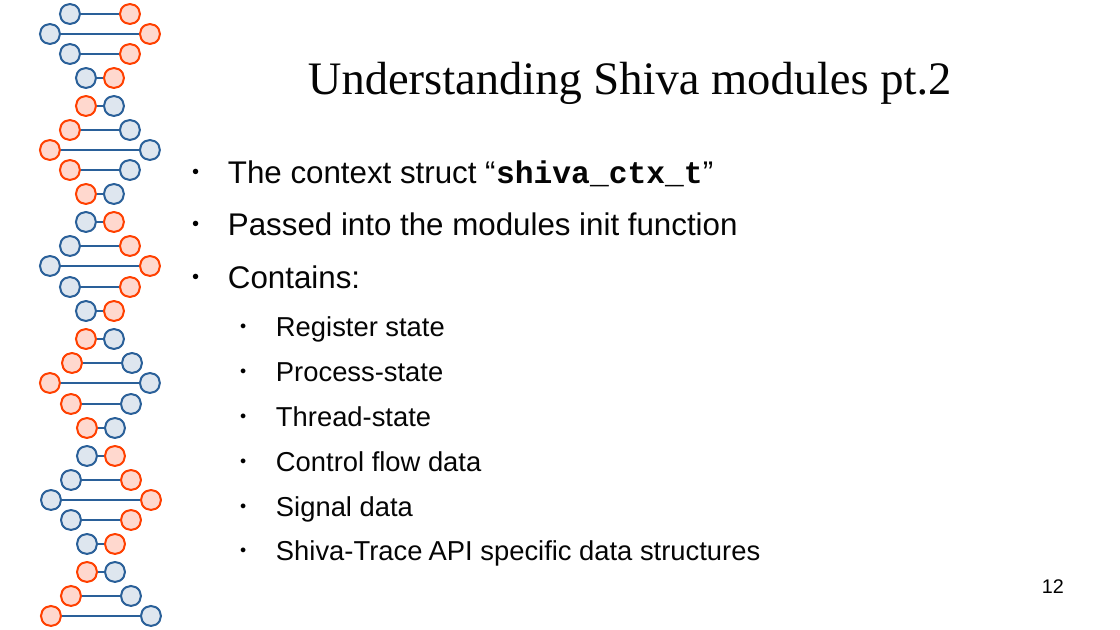
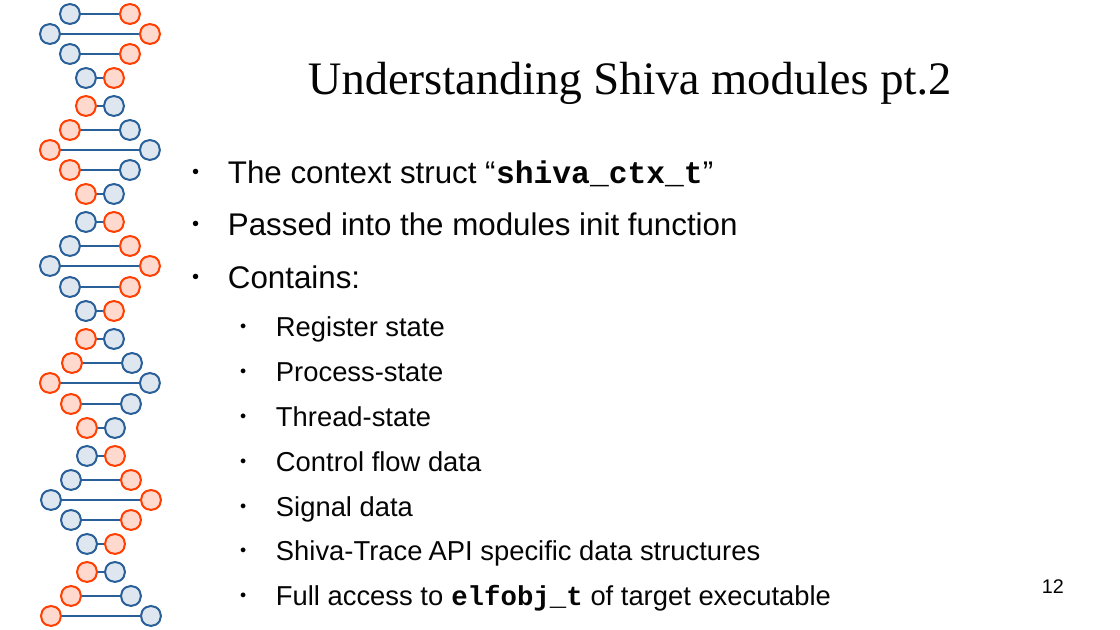
Before and after one commit to elfmaster/shiva, a slide deck: slide 12 of presentation/shiva_runtime.odp. Drawn at 1120x630 pixels with LibreOffice and Linux fonts; fonts in the diff are those of the drawing. Boxes give left, top, right and bottom in pixels: in the first picture for what was removed or moved away, otherwise in the second. Text is boxed around its words. In the diff, an @@ line names an element or a change of style, - is before the commit and + after.

```diff
--- a/presentation/shiva_runtime.odp
+++ b/presentation/shiva_runtime.odp
@@ text at [276, 585, 831, 611]: paragraph added @@
+  ● Full access to elfobj_t of target executable
```
Also in this commit, not shown: 8 other slides changed, 9 slides added, 1 other file.
